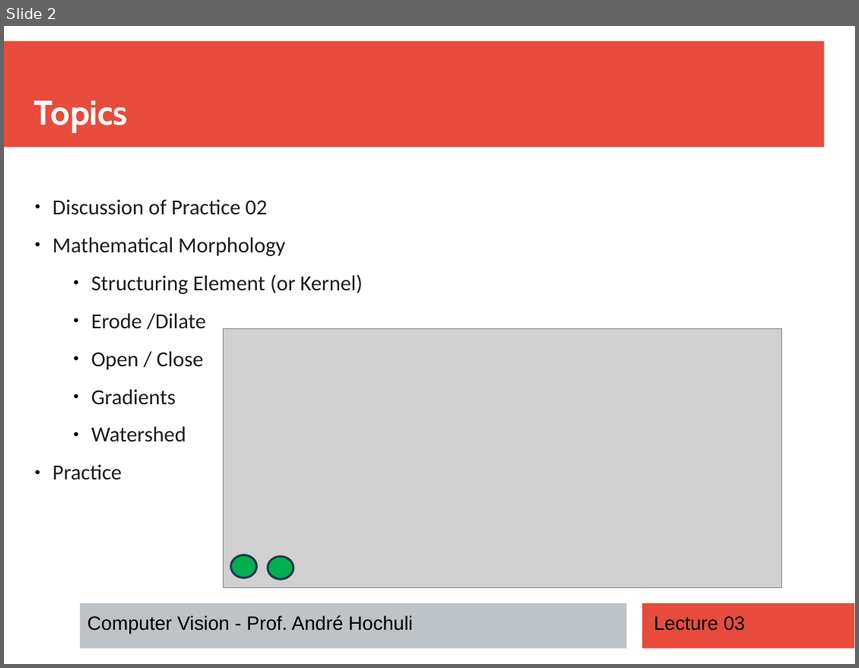
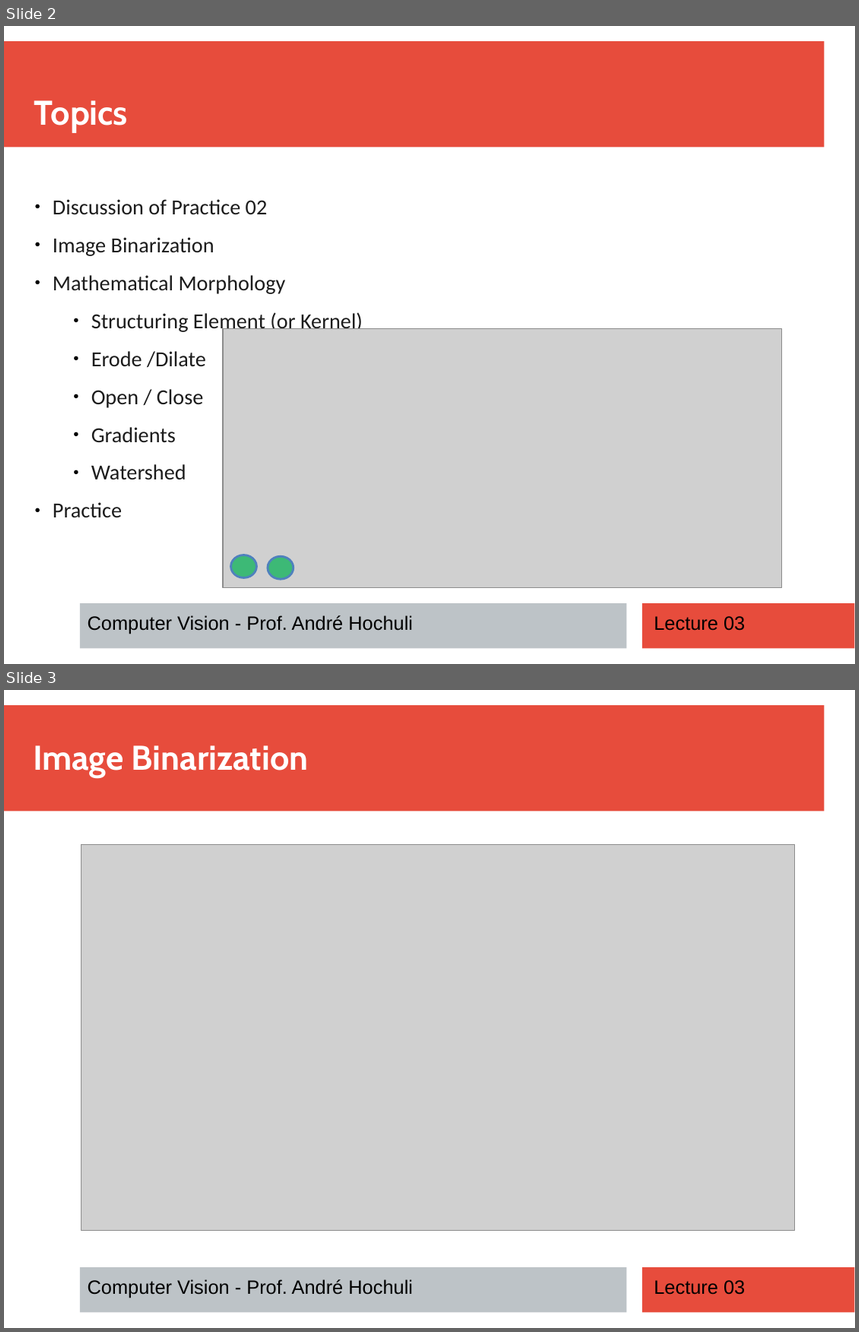
Before and after one commit to andrehochuli/teaching, a slide deck: ComputerVision/Lecture 03 - Morphology/Lecture 03 - Morphology.pptx. Shown one above the other, each under a label of ours: slide 2 before the commit, slides 2 and 3 after it. The pictures are 859x668 and 859x1332 pixels, drawn with LibreOffice and Linux fonts; fonts in the diff are those of the drawing; grey boxes stand for pictures. Boxes give left, top, right and bottom in pixels: in the first picture for what was removed or moved away, otherwise in the second. Text is boxed around its words. In the diff, an @@ line names an element or a change of style, - is before the commit and + after.

```diff
--- a/ComputerVision/Lecture 03 - Morphology/Lecture 03 - Morphology.pptx
+++ b/ComputerVision/Lecture 03 - Morphology/Lecture 03 - Morphology.pptx
@@ slide 3 added at <box>4,690,855,1328</box>, background #FFFFFF; not listed: 3 template elements that a slide beside it also shows @@
@@ text added at <box>33,745,309,778</box>, 32 pt, text #FFFFFF, bold @@
+Image Binarization
@@ picture added at <box>82,844,796,1230</box> @@
@@ text added at <box>88,1280,413,1299</box>, 18 pt, text #000000 @@
+Computer Vision - Prof. André Hochuli
@@ text added at <box>654,1281,745,1295</box>, 18 pt, text #000000 @@
+Lecture 03
@@ slide 2 changed as well @@
@@ text at <box>53,237,215,256</box>: paragraph added @@
+● Image Binarization
@@ ellipse at <box>231,556,256,579</box>: fill #00B050 to #00B050 at 70% opacity; outline #233953 2 pt to #4F81BD 2.01 pt @@
@@ ellipse at <box>268,556,294,579</box>: fill #00B050 to #00B050 at 70% opacity; outline #233953 2 pt to #4F81BD 2.01 pt @@
```
Also in this commit, not shown: 4 other slides changed, 6 other slides added, 2 other files.
